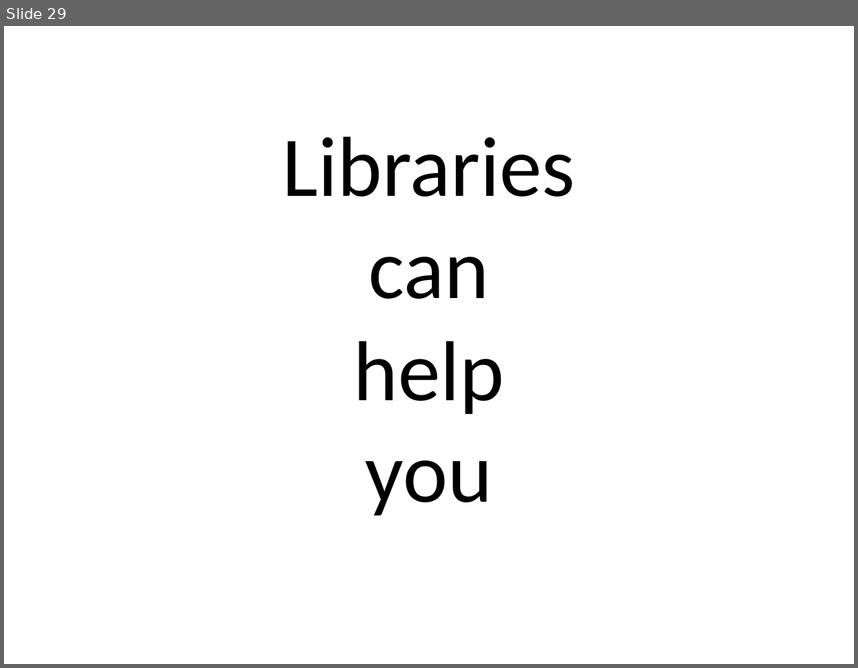
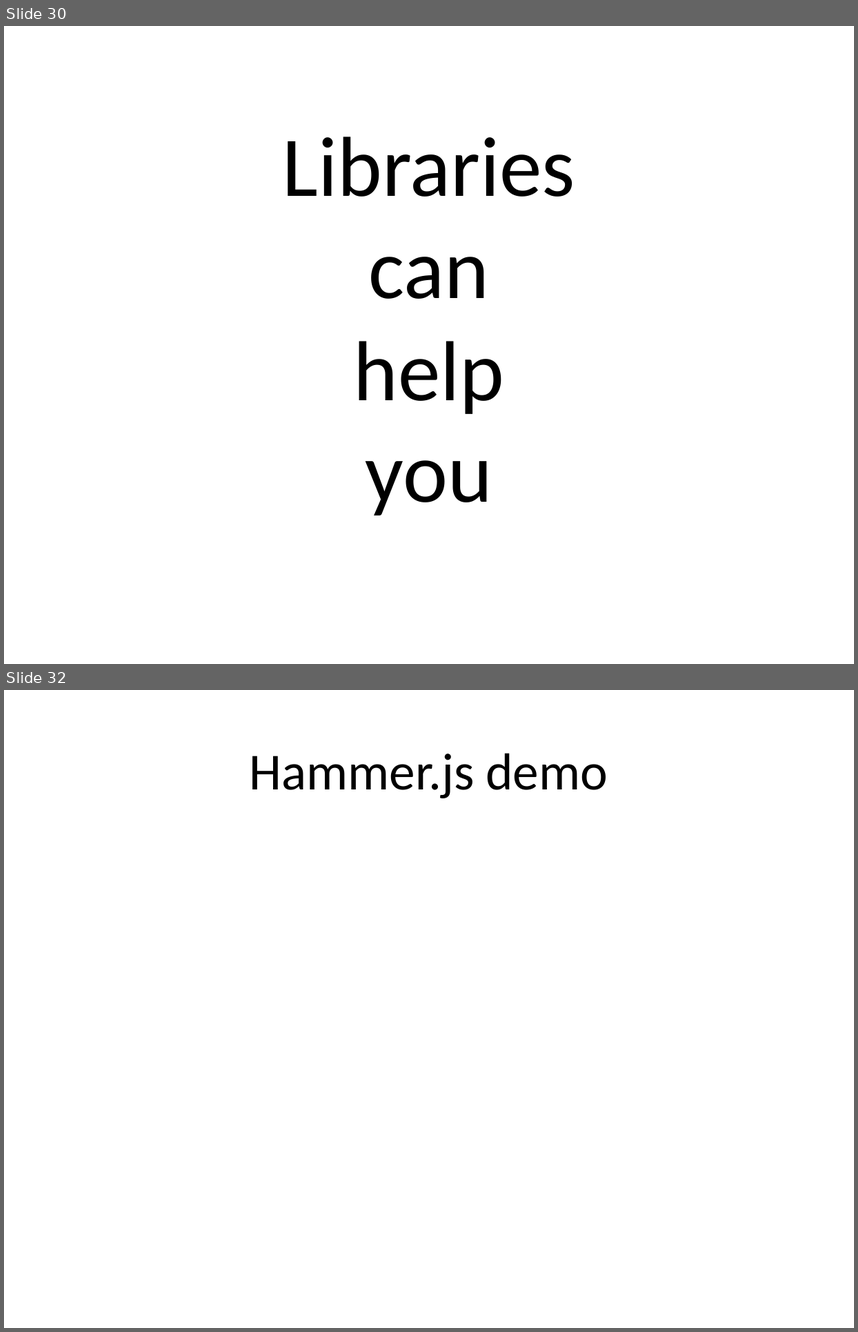
Before and after one commit to Mallioch/Presentations, a slide deck: 2013_3_16__touchy_web_applications__cowtowncc/touchy.pptx. Shown one above the other, each under a label of ours: slide 29 before the commit, slides 30 and 32 after it; the slides between them are not shown. The pictures are 858x668 and 858x1332 pixels, drawn with LibreOffice and Linux fonts; fonts in the diff are those of the drawing. Boxes give left, top, right and bottom in pixels: in the first picture for what was removed or moved away, otherwise in the second. Text is boxed around its words. In the diff, an @@ line names an element or a change of style, - is before the commit and + after.

```diff
--- a/2013_3_16__touchy_web_applications__cowtowncc/touchy.pptx
+++ b/2013_3_16__touchy_web_applications__cowtowncc/touchy.pptx
@@ slide 32 added at [4, 690, 854, 1328], background #FFFFFF @@
@@ title added at [250, 753, 608, 798], 44 pt, text #000000 @@
+Hammer.js demo
@@ what was slide 29 is now slide 30 @@
```
Also in this commit, not shown: 5 slides changed, 2 other slides added, 25 other files.
